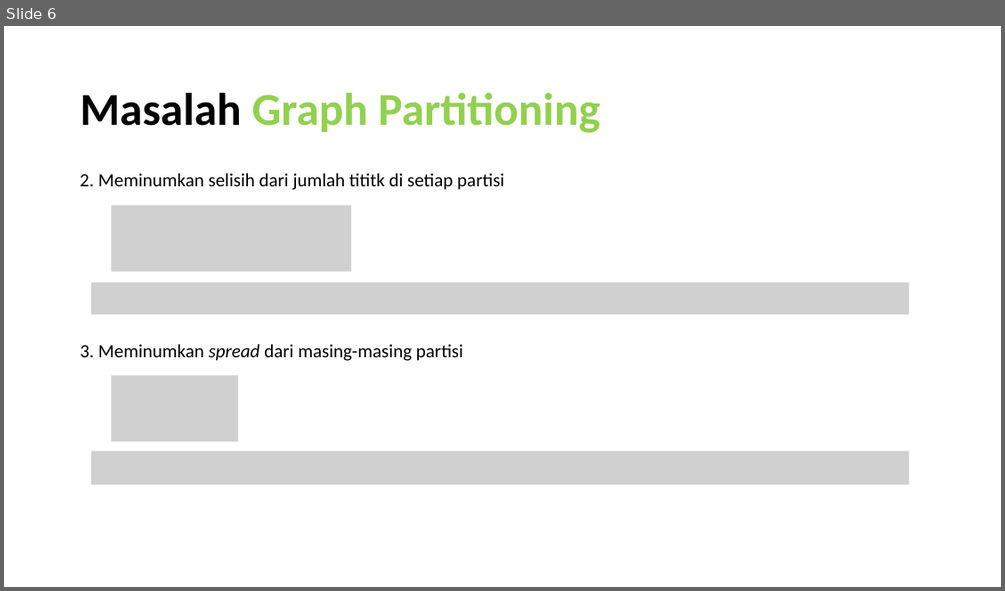
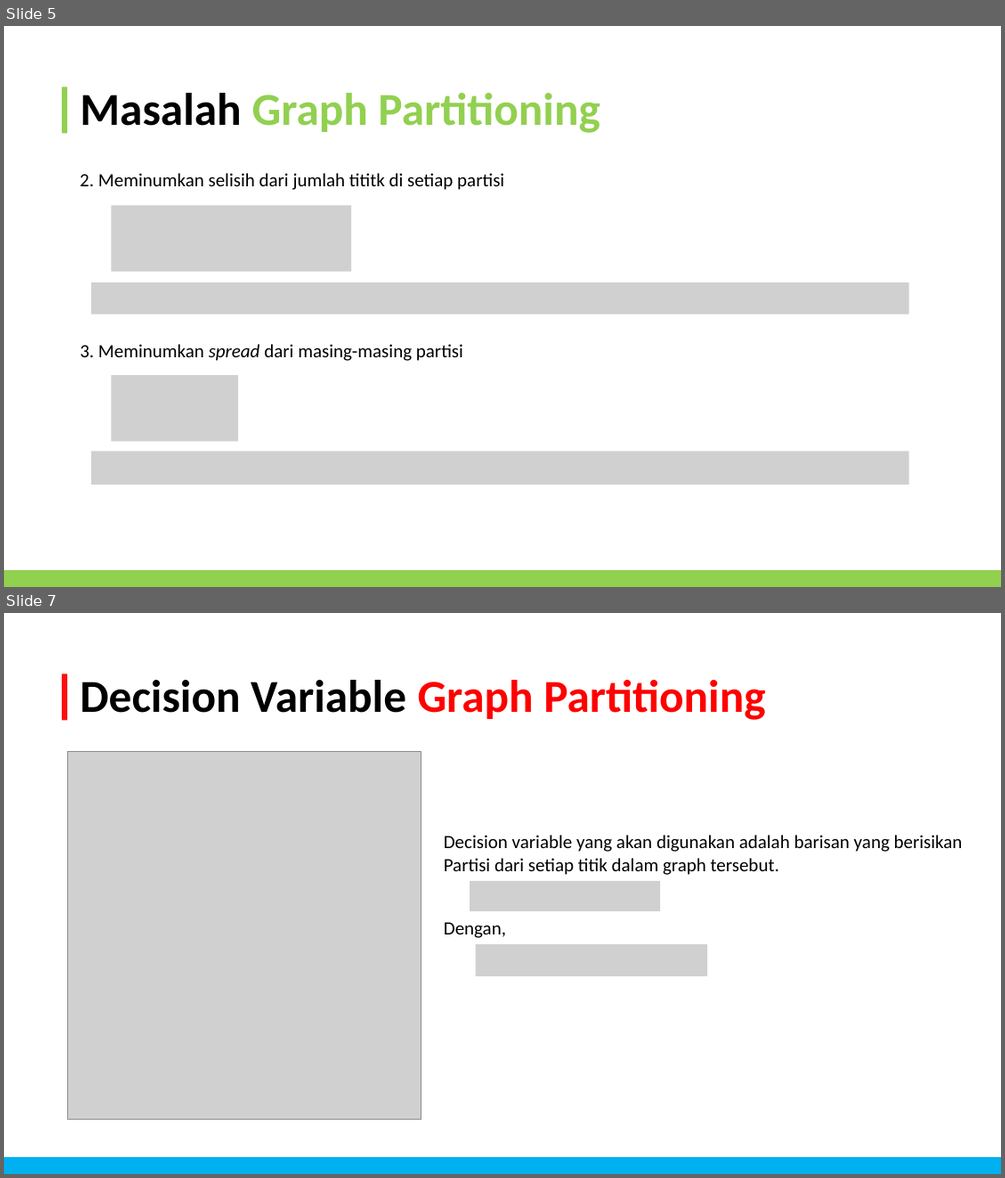
Before and after one commit to FelixFern/Graph-Partitioning-Optimization, a slide deck: documents/Graph Partitioning.pptx. Shown one above the other, each under a label of ours: slide 6 before the commit, slides 5 and 7 after it; the slides between them are not shown. The pictures are 1005x591 and 1005x1178 pixels, drawn with LibreOffice and Linux fonts; fonts in the diff are those of the drawing; grey boxes stand for pictures. Boxes give left, top, right and bottom in pixels: in the first picture for what was removed or moved away, otherwise in the second. Text is boxed around its words. In the diff, an @@ line names an element or a change of style, - is before the commit and + after.

```diff
--- a/documents/Graph Partitioning.pptx
+++ b/documents/Graph Partitioning.pptx
@@ slide 7 added at (4,613,1001,1174), background #FFFFFF @@
@@ rectangle added at (62,674,67,720), fill #FF0E0E @@
@@ title added at (80,680,765,720), 44 pt, text #FF0000, bold @@
+Decision Variable Graph Partitioning
@@ picture added at (67,751,421,1119) @@
@@ text added at (444,835,963,875), 18 pt, text #000000 @@
+Decision variable yang akan digunakan adalah barisan yang berisikan
+Partisi dari setiap titik dalam graph tersebut.
@@ picture added at (469,881,661,910) @@
@@ text added at (444,922,506,938), 18 pt, text #000000 @@
+Dengan,
@@ picture added at (476,944,708,976) @@
@@ rectangle added at (4,1158,1001,1174), fill #00B0F0 @@
@@ what was slide 6 is now slide 5 @@
@@ slide 5 changed as well @@
@@ rectangle added at (62,87,67,133), fill #92D050 @@
@@ rectangle added at (4,571,1001,587), fill #92D050 @@
```
Also in this commit, not shown: 8 other slides changed, 31 other slides added, 3 slides removed, 21 other files.
